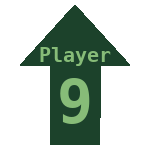
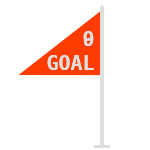
Layered file, before and after one edit (150 x 150). Changes by layer:
renamed "Player ..." to "Player ... #0", hid it, painted on it over 40, 47, 111, 124
hid "Arrow" over 20, 5, 130, 145
added layer "9 ..." above "8 ..." over 47, 31, 94, 70
added layer "0 ..." above "Flag" over 47, 31, 94, 70
added layer "Flag" over 18, 5, 110, 148
